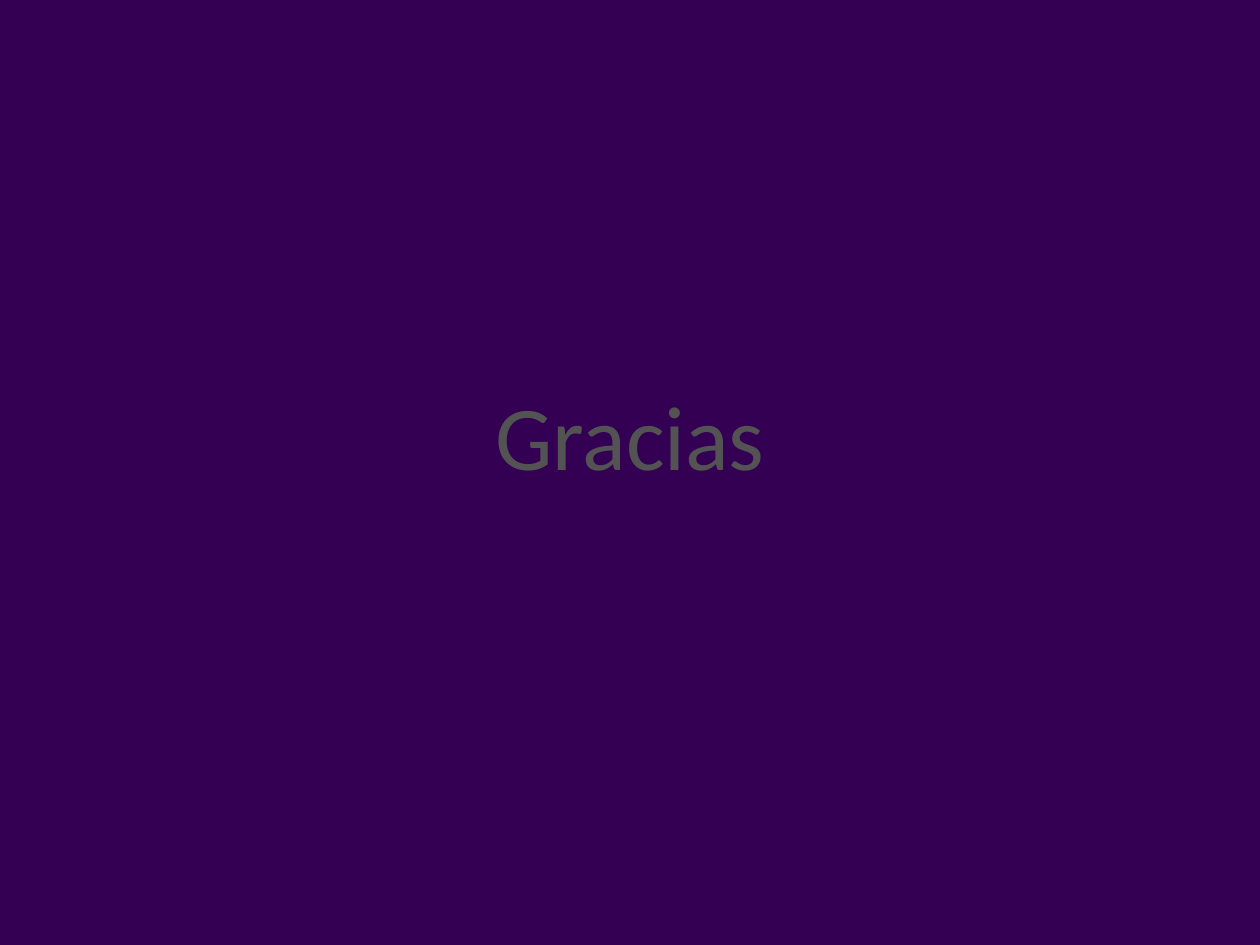
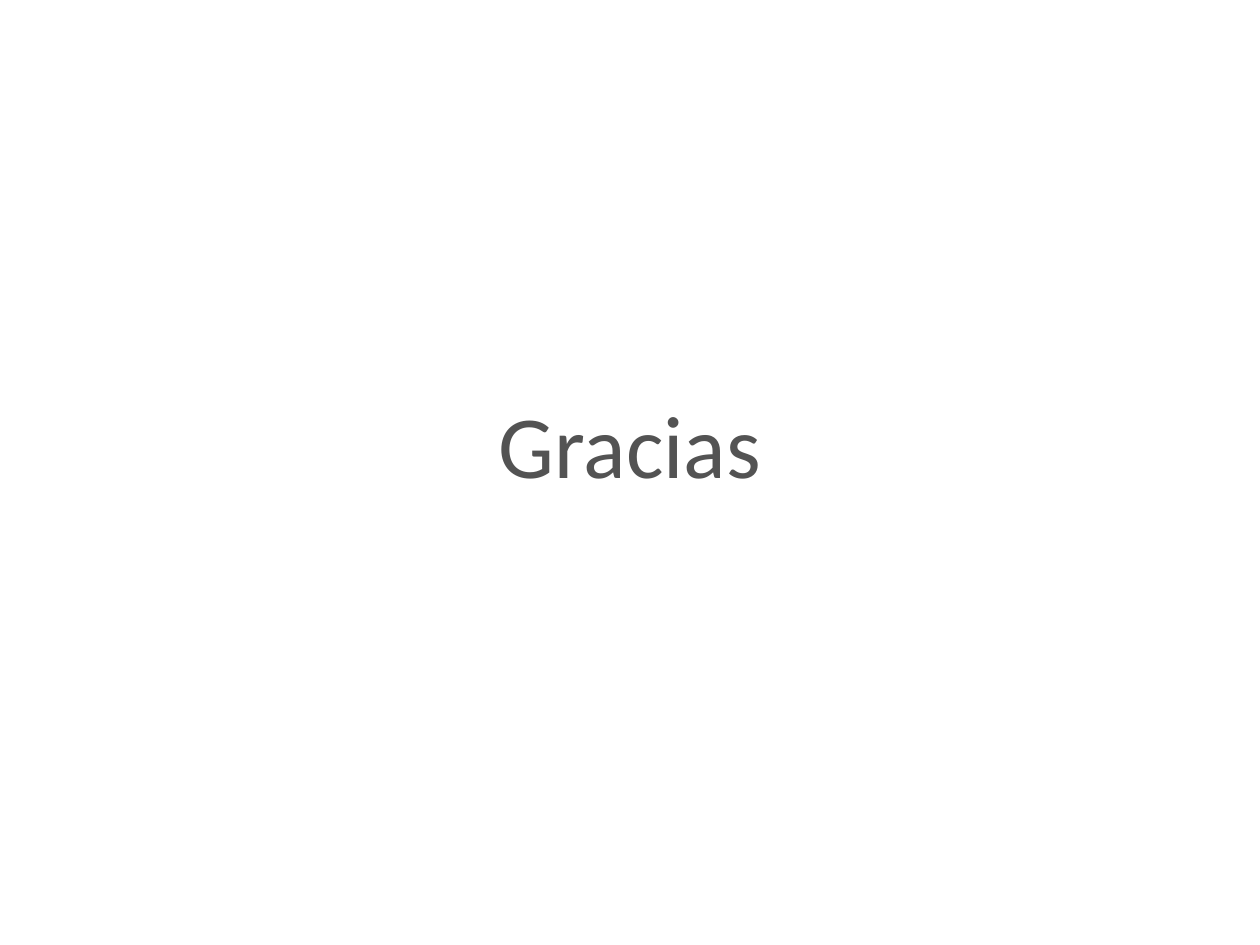
Before and after one commit to marcosDLCS/css-flexbox-grid-course, a slide deck: slide 17 of css_flexbox_grid.pptx (slide 6 before the commit). Drawn at 1260x945 pixels with LibreOffice and Linux fonts; fonts in the diff are those of the drawing; background and template pictures are left out. Boxes give left, top, right and bottom in pixels: in the first picture for what was removed or moved away, otherwise in the second. Text is boxed around its words. In the diff, an @@ line names an element or a change of style, - is before the commit and + after.

```diff
--- a/css_flexbox_grid.pptx
+++ b/css_flexbox_grid.pptx
@@ background picture (left out) to #FFFFFF @@
@@ text "Gracias": place and size @@
-text "Gracias" at (495, 407, 764, 471)
+text "Gracias" at (499, 417, 761, 479)
@@ text "Gracias" at (499, 417, 761, 479): size 74 to 72 pt @@
```
Also in this commit, not shown: 5 other slides changed, 11 slides added, 1 other file.
